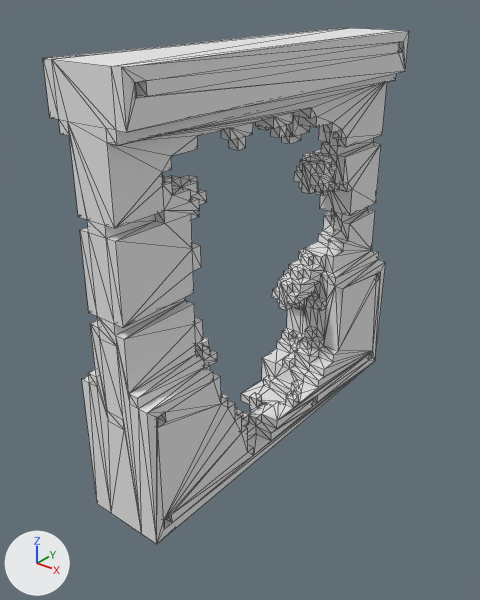
One commit to the OBJ model Assets/wall broken.obj: the scene before it, then after it.
The view is the same before and after, from a 50 mm camera at (36.9, -49.4, 45.0) aimed at (-0.1, -3.1, 16.3). The axes (+X, +Y, +Z) are drawn at lower left. The lights are the same throughout. Mesh edges are drawn as thin lines. Where no turn or scale is listed for an object, it has been applied to the vertices. Vertices at the same position are counted once.

Objects in the first picture: 'wall broken'.
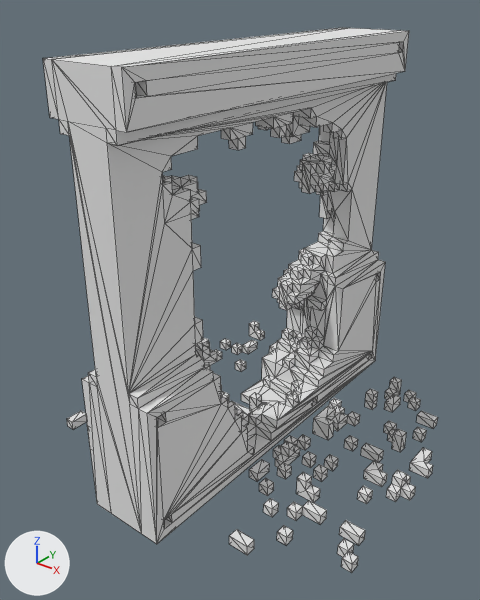
What differs and where, as boxes (x1, y1, x2, y2) in the pictures (480 x 600 px):
'wall broken', reshaped (8% wider)
    before: (43, 28, 409, 544)
    after: (43, 28, 438, 573)
part 1 of me_wall_broken, added
    after: (67, 411, 87, 430)
part 2 of me_wall_broken, added
    after: (220, 339, 231, 350)
part 3 of me_wall_broken, added
    after: (214, 349, 222, 361)
part 4 of me_wall_broken, added
    after: (235, 359, 246, 372)
part 5 of me_wall_broken, added
    after: (269, 342, 277, 353)
part 6 of me_wall_broken, added
    after: (249, 459, 270, 481)
part 7 of me_wall_broken, added
    after: (259, 478, 274, 496)
part 8 of me_wall_broken, added
    after: (302, 451, 316, 468)
part 9 of me_wall_broken, added
    after: (229, 529, 254, 555)
part 10 of me_wall_broken, added
    after: (263, 498, 279, 517)
part 11 of me_wall_broken, added
    after: (313, 464, 328, 481)
part 12 of me_wall_broken, added
    after: (324, 455, 338, 471)
part 13 of me_wall_broken, added
    after: (344, 436, 358, 451)
part 14 of me_wall_broken, added
    after: (277, 526, 293, 545)
part 15 of me_wall_broken, added
    after: (361, 443, 384, 462)
part 16 of me_wall_broken, added
    after: (416, 411, 438, 429)
part 17 of me_wall_broken, added
    after: (357, 486, 373, 504)
part 18 of me_wall_broken, added
    after: (413, 427, 426, 442)
part 19 of me_wall_broken, added
    after: (339, 520, 365, 545)
part 20 of me_wall_broken, added
    after: (87, 321, 433, 573)
part 21 of me_wall_broken, cut back
    before: (304, 82, 387, 337)
    after: (313, 141, 335, 219)
part 22 of me_wall_broken, cut back
    before: (68, 121, 200, 533)

Patch to the scene script:
```diff
--- a/Assets/wall broken.obj.py
+++ b/Assets/wall broken.obj.py
@@ me_wall_broken @@
 # used by ob_wall_broken; location = (0.0, 0.0, 0.0)
-me_wall_broken.from_pydata(...)  # 1049 vertices, 2092 faces; spans x -4.0..4.0, y -20.0..20.0, z 0.0..40.0
+me_wall_broken.from_pydata(...)  # 1597 vertices, 3018 faces; spans x -17.0..19.0, y -20.0..20.0, z 0.0..40.0
+# me_wall_broken part 1: a new loose piece, a box spanning x -16.0..-15.0, y -14.0..-12.0, z 0.0..1.0, in mat_palette (white #e7e7e7)
+# me_wall_broken part 2: a new loose piece, a box spanning x -14.0..-13.0, y 10.0..11.0, z 0.0..1.0, in mat_palette (white #e7e7e7)
+# me_wall_broken part 3: a new loose piece, a box spanning x -13.0..-12.0, y 7.0..8.0, z 0.0..1.0, in mat_palette (white #e7e7e7)
+# me_wall_broken part 4: a new loose piece, a box spanning x -9.0..-8.0, y 7.0..8.0, z 0.0..1.0, in mat_palette (white #e7e7e7)
+# me_wall_broken part 5: a new loose piece, a box spanning x -8.0..-7.0, y 13.0..15.0, z 0.0..1.0, in mat_palette (white #e7e7e7)
+# me_wall_broken part 6: a new loose piece, a box spanning x 5.0..6.0, y -8.0..-6.0, z 0.0..1.0, in mat_palette (white #e7e7e7)
+# me_wall_broken part 7: a new loose piece, a box spanning x 7.0..8.0, y -9.0..-8.0, z 0.0..1.0, in mat_palette (white #e7e7e7)
+# me_wall_broken part 8: a new loose piece, a box spanning x 8.0..9.0, y -3.0..-2.0, z 0.0..1.0, in mat_palette (white #e7e7e7)
+# me_wall_broken part 9: a new loose piece, a box spanning x 9.0..11.0, y -16.0..-15.0, z 0.0..1.0, in mat_palette (white #e7e7e7)
+# me_wall_broken part 10: a new loose piece, a box spanning x 9.0..10.0, y -11.0..-10.0, z 0.0..1.0, in mat_palette (white #e7e7e7)
+# me_wall_broken part 11: a new loose piece, a box spanning x 10.0..11.0, y -4.0..-3.0, z 0.0..1.0, in mat_palette (white #e7e7e7)
+# me_wall_broken part 12: a new loose piece, a box spanning x 10.0..11.0, y -2.0..-1.0, z 0.0..1.0, in mat_palette (white #e7e7e7)
+# me_wall_broken part 13: a new loose piece, a box spanning x 10.0..11.0, y 2.0..3.0, z 0.0..1.0, in mat_palette (white #e7e7e7)
+# me_wall_broken part 14: a new loose piece, a box spanning x 12.0..13.0, y -13.0..-12.0, z 0.0..1.0, in mat_palette (white #e7e7e7)
+# me_wall_broken part 15: a new loose piece, a box spanning x 12.0..14.0, y 2.0..3.0, z 0.0..1.0, in mat_palette (white #e7e7e7)
+# me_wall_broken part 16: a new loose piece, a box spanning x 14.0..16.0, y 11.0..12.0, z 0.0..1.0, in mat_palette (white #e7e7e7)
+# me_wall_broken part 17: a new loose piece, a box spanning x 15.0..16.0, y -4.0..-3.0, z 0.0..1.0, in mat_palette (white #e7e7e7)
+# me_wall_broken part 18: a new loose piece, a box spanning x 15.0..16.0, y 8.0..9.0, z 0.0..1.0, in mat_palette (white #e7e7e7)
+# me_wall_broken part 19: a new loose piece, a box spanning x 16.0..18.0, y -9.0..-8.0, z 0.0..1.0, in mat_palette (white #e7e7e7)
+# me_wall_broken part 20: 455 vertices added at x -17.0..19.0, y -15.0..16.0, z 0.0..3.0
+# me_wall_broken part 21: 43 vertices removed from x -2.0..2.0, y 9.0..20.0, z 11.0..29.0; 4 vertices added at x -2.0..-1.0, y 12.0..14.0, z 20.0..29.0
+# me_wall_broken part 22: 37 vertices removed from x -2.0..2.0, y -20.0..-12.0, z 11.0..29.0; 1 vertex added at x -2.0, y -12.0, z 21.0
 me_wall_broken.materials.append(mat_palette)
```
